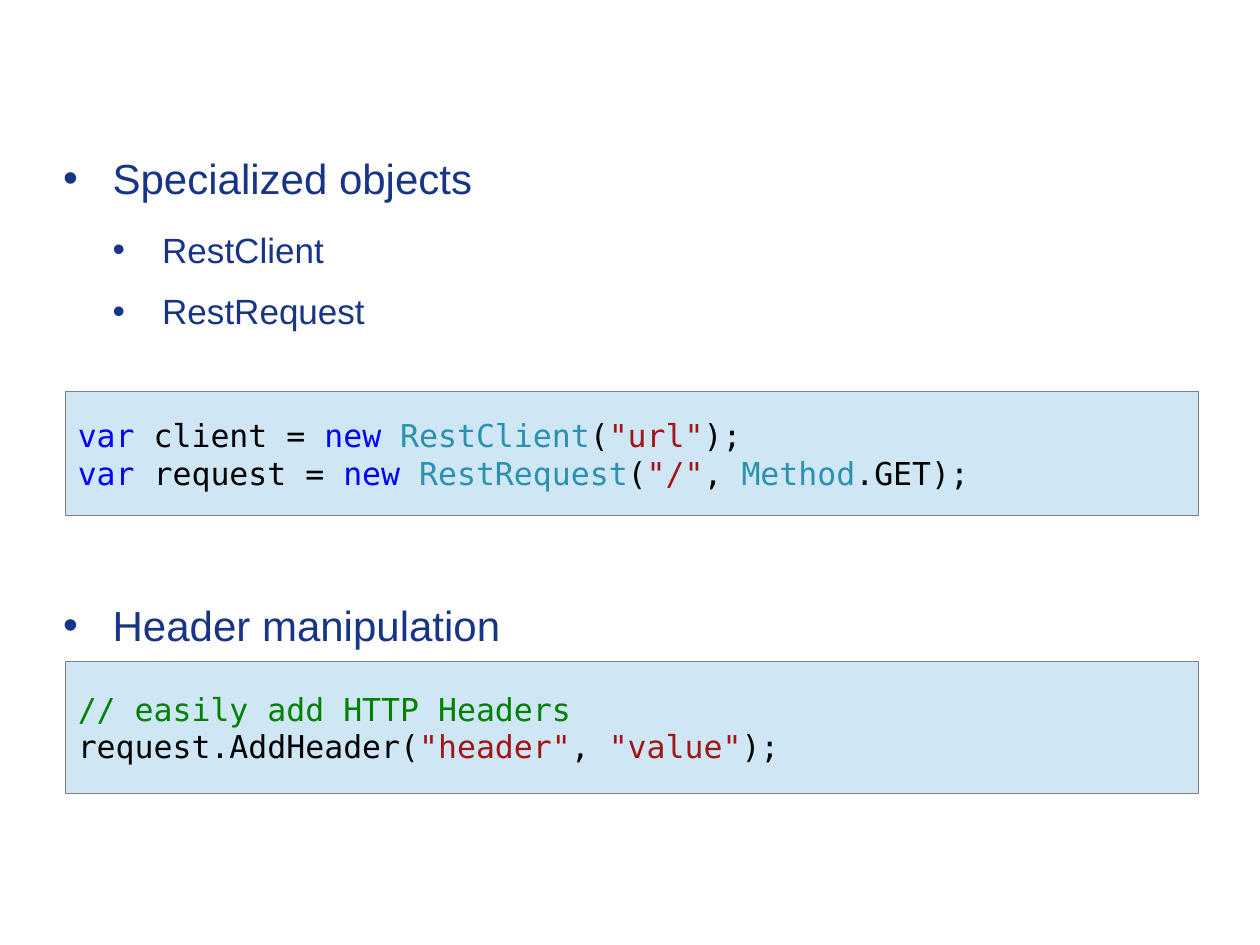
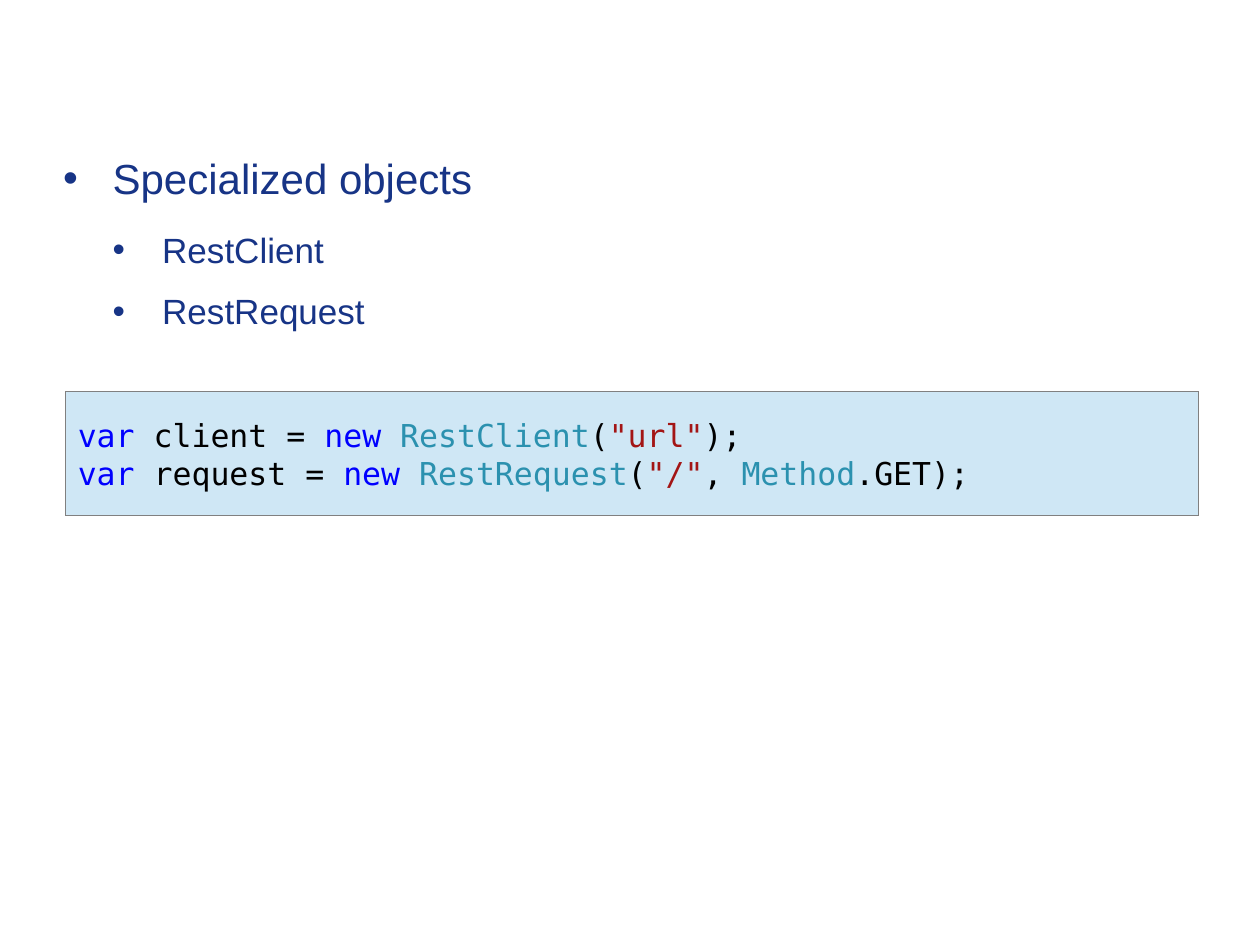
Before and after one commit to Timothep/MarathonWOShoes, a slide deck: slide 29 of BarefootMarathon.odp (slide 30 before the commit). Drawn at 1260x945 pixels with LibreOffice and Linux fonts; fonts in the diff are those of the drawing; background and template pictures are left out. Boxes give left, top, right and bottom in pixels: in the first picture for what was removed or moved away, otherwise in the second. Text is boxed around its words. In the diff, an @@ line names an element or a change of style, - is before the commit and + after.

```diff
--- a/BarefootMarathon.odp
+++ b/BarefootMarathon.odp
@@ text at bbox=[113, 610, 500, 649]: paragraph removed @@
-• Header manipulation
@@ rectangle removed at bbox=[66, 662, 1198, 794] @@
-// easily add HTTP Headers
-request.AddHeader("header", "value");
```
Also in this commit, not shown: 12 other slides changed, 1 slide removed, 2 other files.
